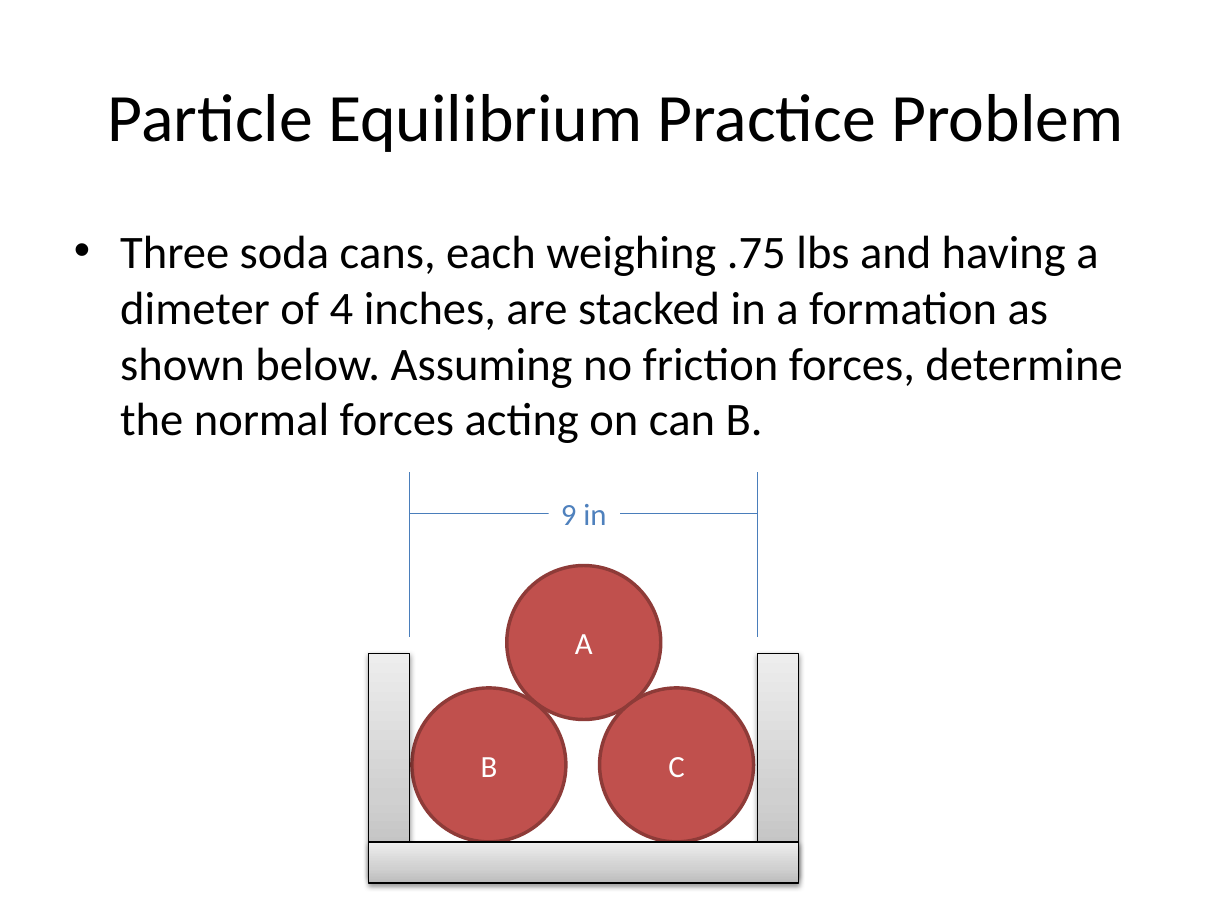
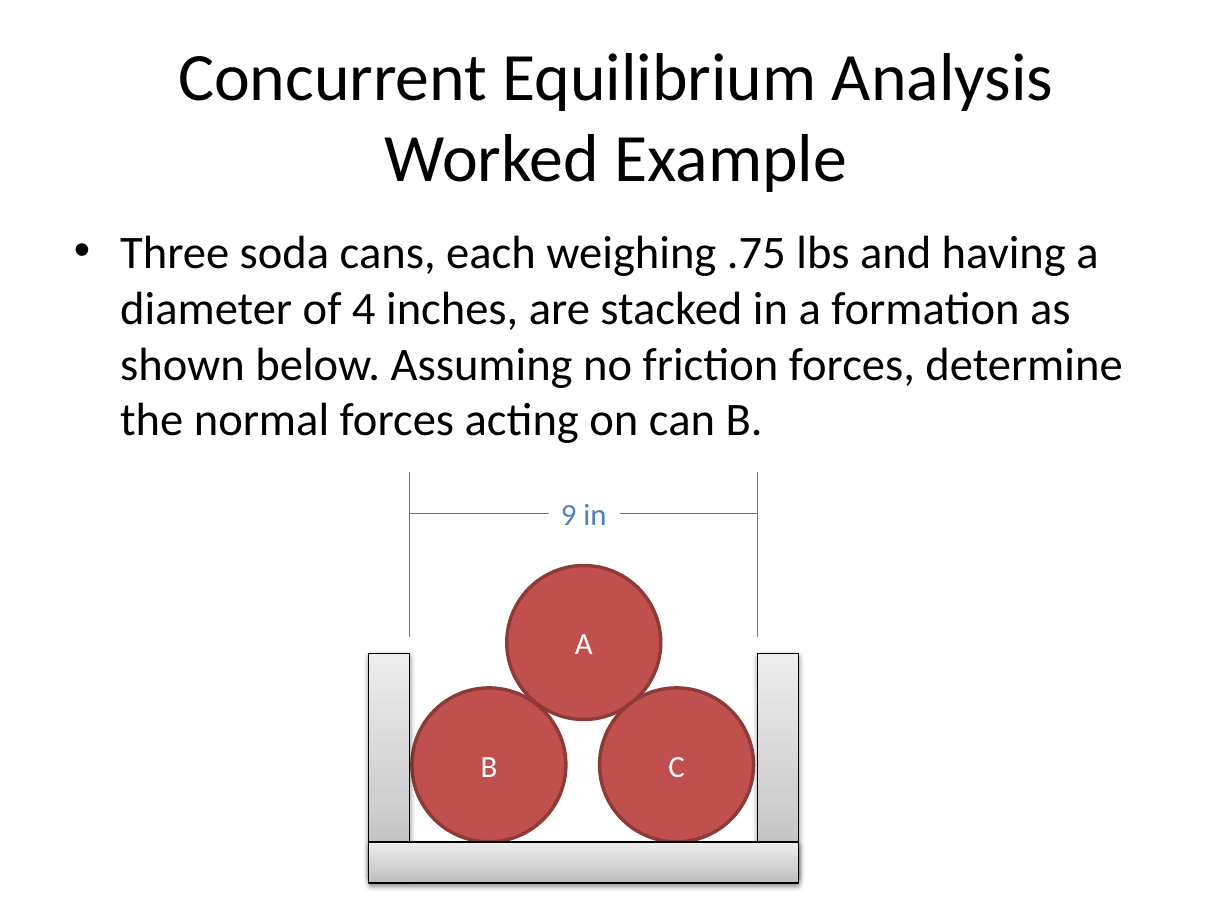
Before and after one commit to JacobMoore/mechanics_textbook, a slide deck: slide 16 of Lecture Slides/VideoLectureSlides/2.5.pptx (slide 15 before the commit). Drawn at 1232x924 pixels with LibreOffice and Linux fonts; fonts in the diff are those of the drawing. Boxes give left, top, right and bottom in pixels: in the first picture for what was removed or moved away, otherwise in the second. Text is boxed around its words. In the diff, an @@ line names an element or a change of style, - is before the commit and + after.

Commit message:
Added Worked Problems and error fixes

```diff
--- a/Lecture Slides/VideoLectureSlides/2.5.pptx
+++ b/Lecture Slides/VideoLectureSlides/2.5.pptx
@@ title at box(178, 53, 1053, 192): text changed @@
-Particle Equilibrium Practice Problem
+Concurrent Equilibrium Analysis Worked Example
@@ text at box(120, 235, 1122, 443): text changed @@
-• Three soda cans, each weighing .75 lbs and having a dimeter of 4 inches, are stacked in a formation as shown below. Assuming no friction forces, determine the normal forces acting on can B.
+• Three soda cans, each weighing .75 lbs and having a diameter of 4 inches, are stacked in a formation as shown below. Assuming no friction forces, determine the normal forces acting on can B.
```
Also in this commit, not shown: 6 other slides changed, 1 slide added, 37 other files.
